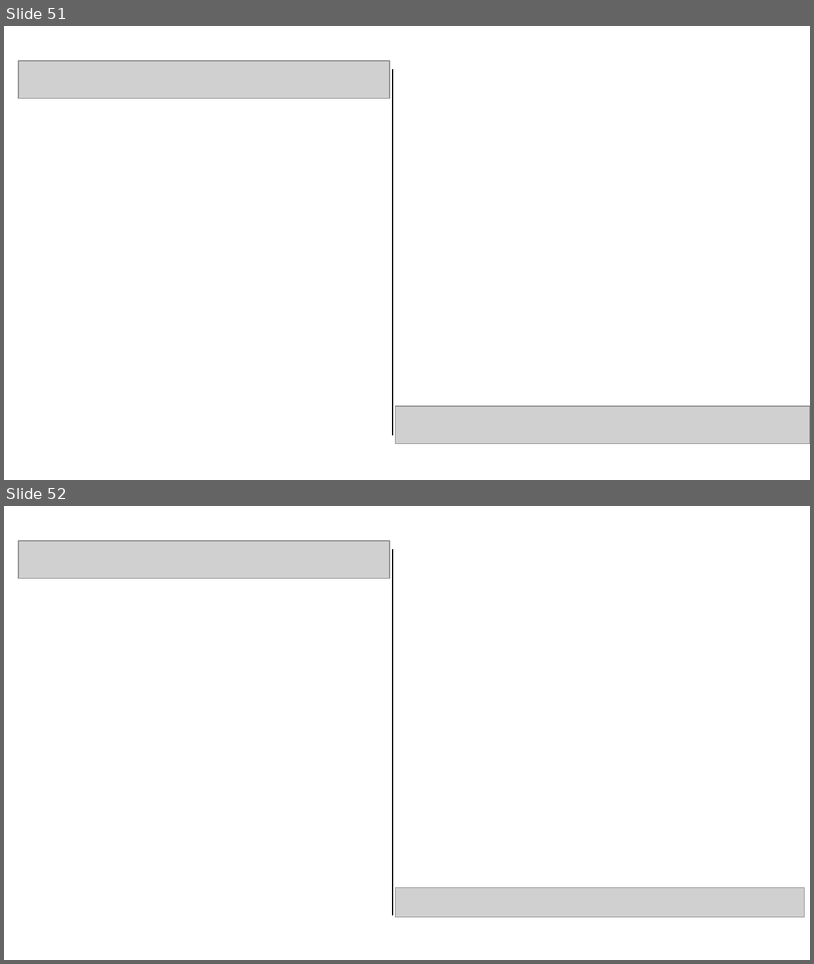
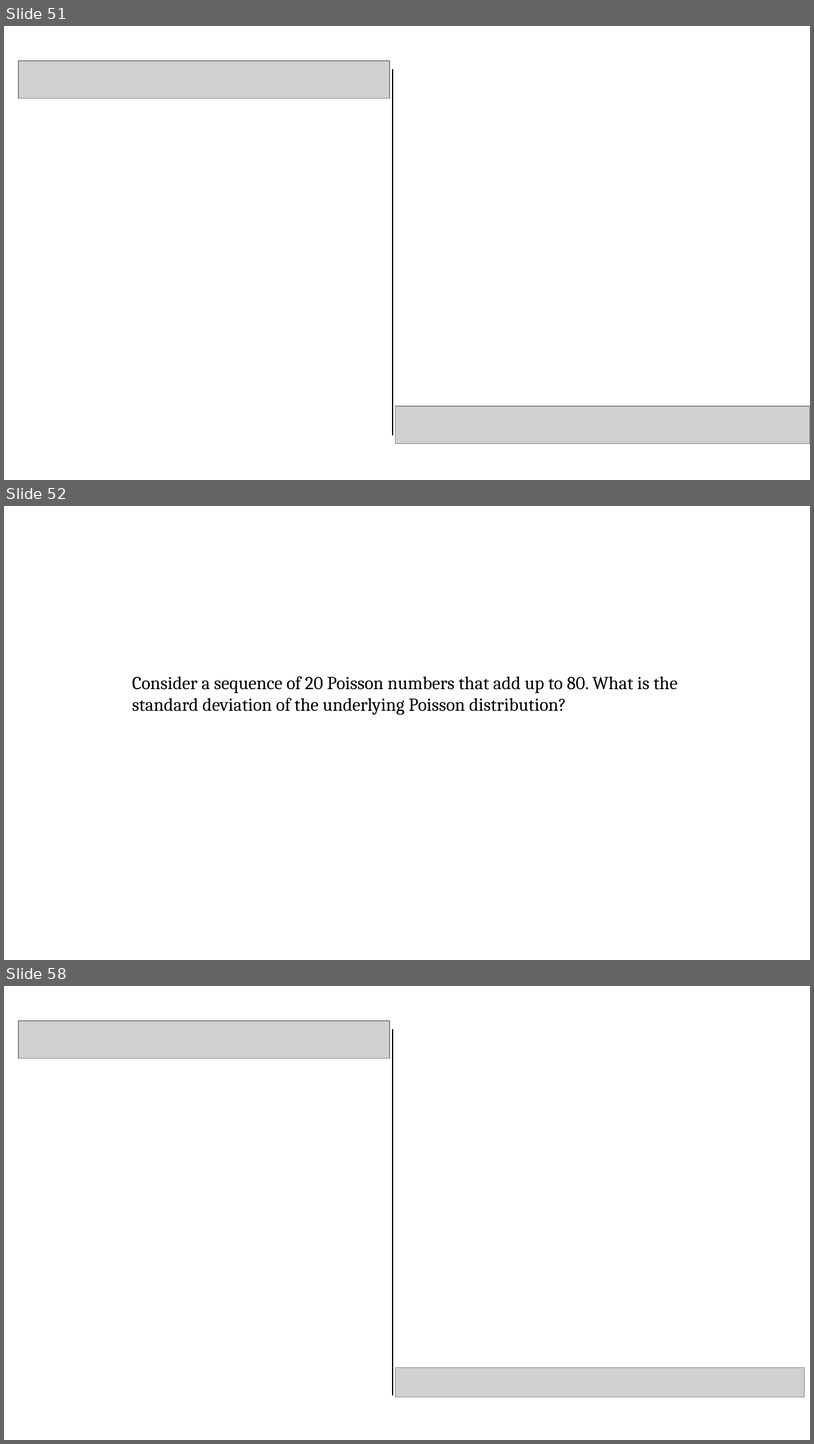
Before and after one commit to pvermees/geostats, a slide deck: slides/quizzes.odp. Shown one above the other, each under a label of ours: slides 51 and 52 before the commit, slides 51, 52 and 58 after it; the slides between them are not shown. The pictures are 814x964 and 814x1444 pixels, drawn with LibreOffice and Linux fonts; fonts in the diff are those of the drawing; grey boxes stand for pictures. Boxes give left, top, right and bottom in pixels: in the first picture for what was removed or moved away, otherwise in the second. Text is boxed around its words. In the diff, an @@ line names an element or a change of style, - is before the commit and + after.

Commit message:
Added Poisson quizzes

```diff
--- a/slides/quizzes.odp
+++ b/slides/quizzes.odp
@@ slide 52 added at <box>4,506,810,960</box>, background #FFFFFF @@
@@ text added at <box>132,676,678,715</box>, 18 pt, text #000000 @@
+Consider a sequence of 20 Poisson numbers that add up to 80. What is the standard deviation of the underlying Poisson distribution?
@@ what was slide 52 is now slide 58 @@
```
Also in this commit, not shown: 1 slide changed, 5 other slides added, 3 other files.
